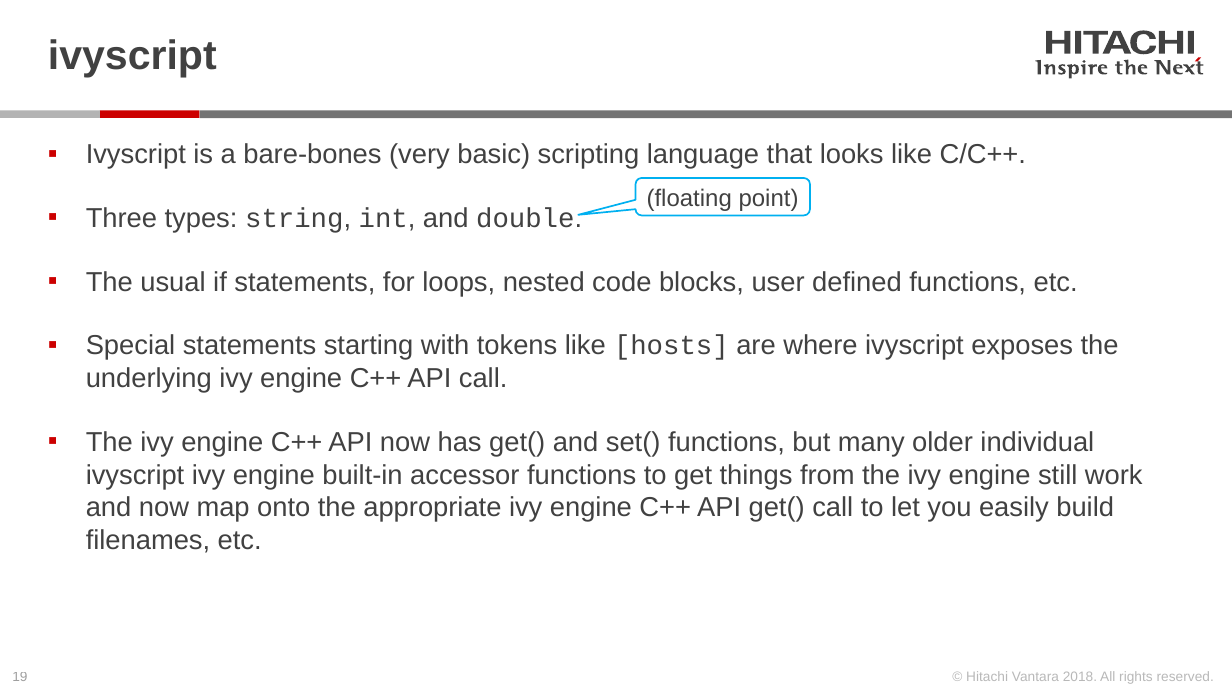
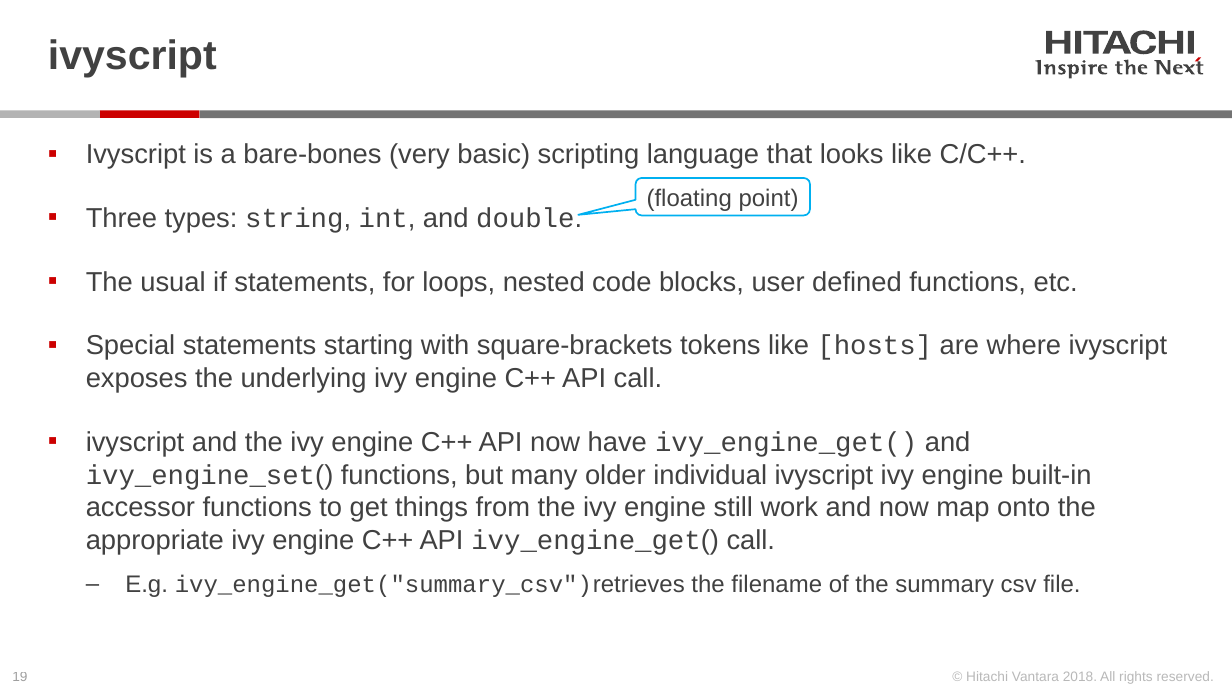
Before and after one commit to Hitachi-Data-Systems/ivy, a slide deck: slide 19 of doc/getting_started_with_ivy.pptx. Drawn at 1232x693 pixels with LibreOffice and Linux fonts; fonts in the diff are those of the drawing. Boxes give left, top, right and bottom in pixels: in the first picture for what was removed or moved away, otherwise in the second. Text is boxed around its words. In the diff, an @@ line names an element or a change of style, - is before the commit and + after.

```diff
--- a/doc/getting_started_with_ivy.pptx
+++ b/doc/getting_started_with_ivy.pptx
@@ text at (86, 334, 1168, 597): text changed @@
-▪ Special statements starting with tokens like [hosts] are where ivyscript exposes the underlying ivy engine C++ API call.
-▪ The ivy engine C++ API now has get() and set() functions, but many older individual ivyscript ivy engine built-in accessor functions to get things from the ivy engine still work and now map onto the appropriate ivy engine C++ API get() call to let you easily build filenames, etc.
+▪ Special statements starting with square-brackets tokens like [hosts] are where ivyscript exposes the underlying ivy engine C++ API call.
+▪ ivyscript and the ivy engine C++ API now have ivy_engine_get() and ivy_engine_set() functions, but many older individual ivyscript ivy engine built-in accessor functions to get things from the ivy engine still work and now map onto the appropriate ivy engine C++ API ivy_engine_get() call.
+  ‒ E.g. ivy_engine_get("summary_csv")retrieves the filename of the summary csv file.
```
Also in this commit, not shown: 7 other slides changed, 1 slide added, 48 other files.
